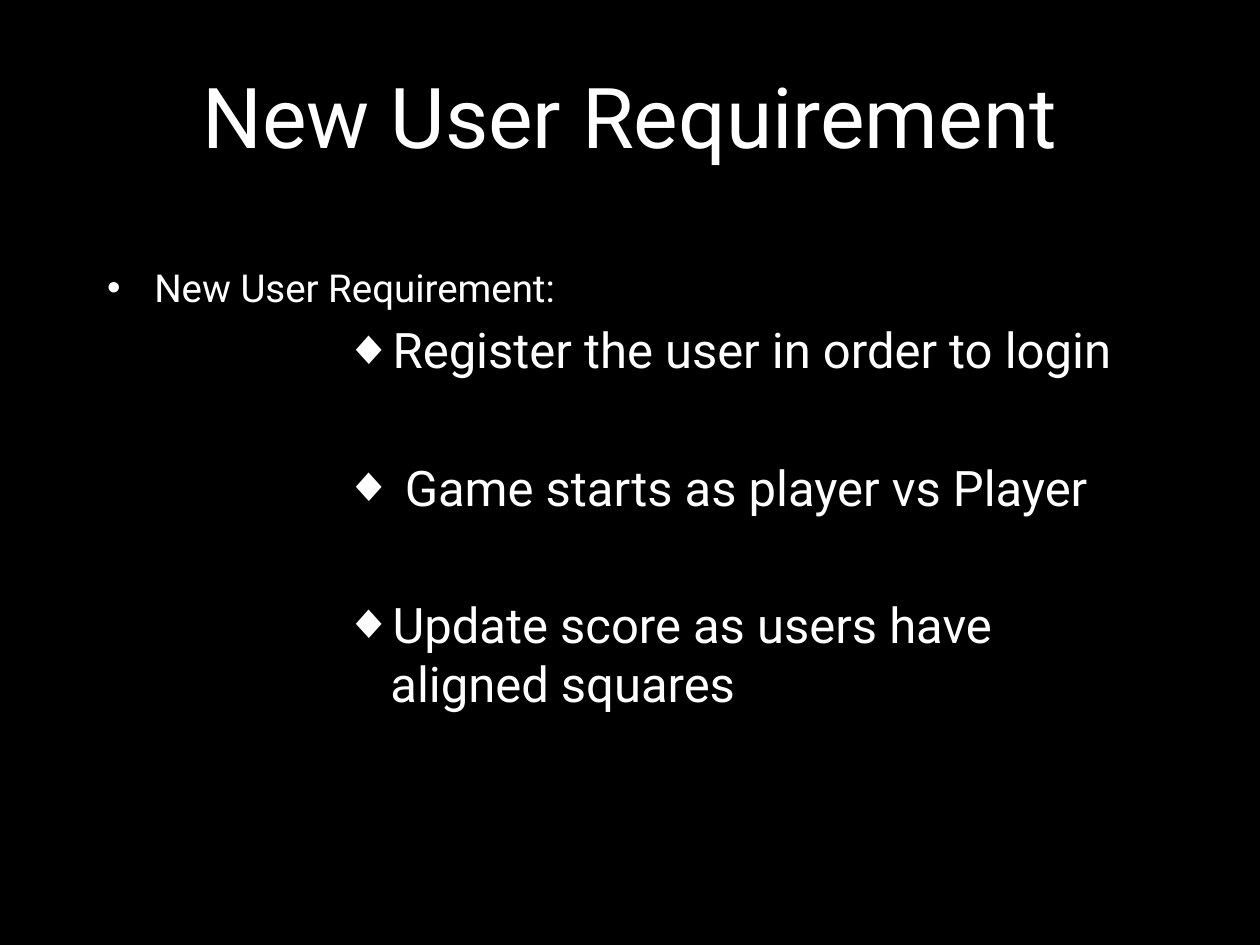
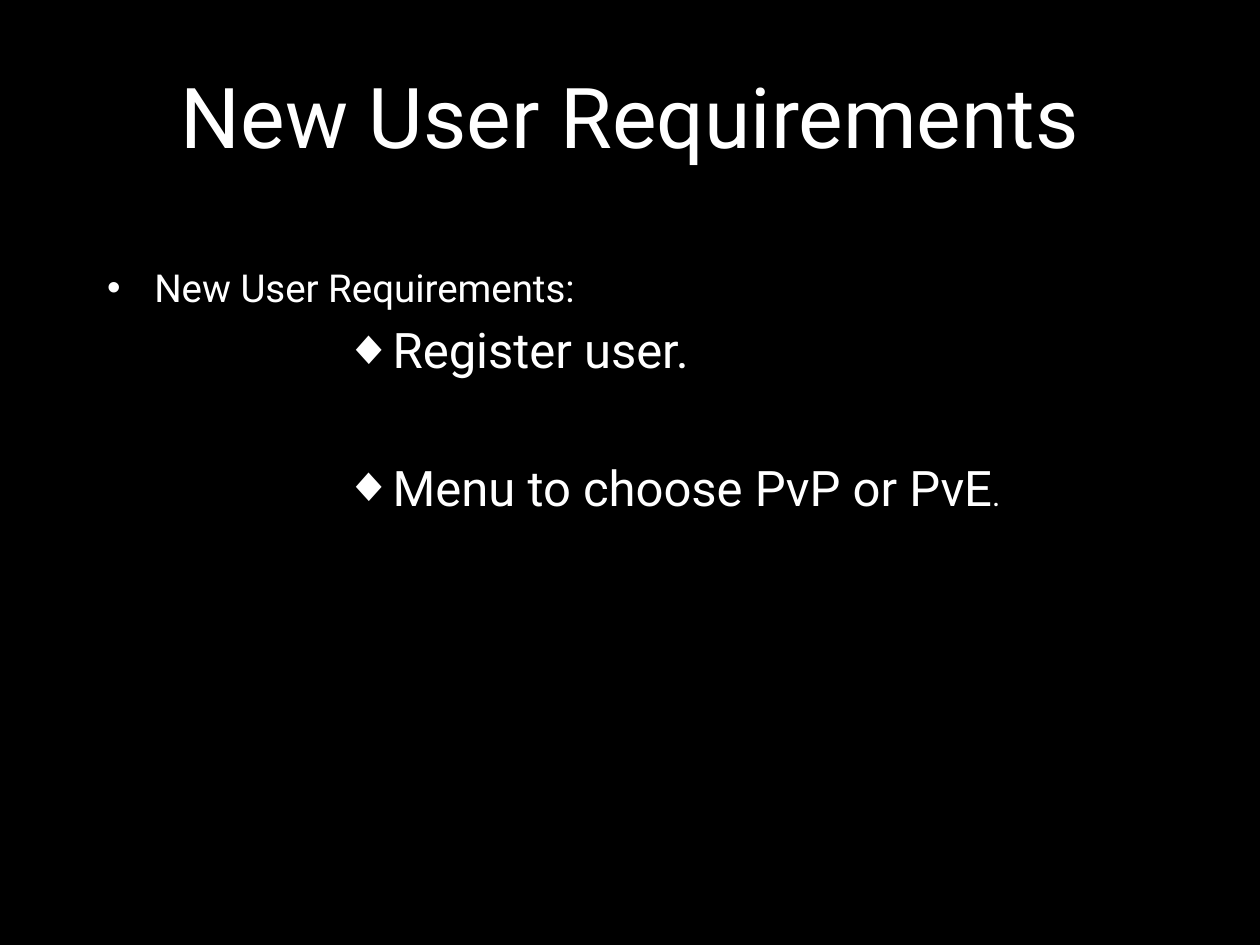
Before and after one commit to Amatarasu/A-Team, a slide deck: slide 5 of Power Point Presentation.pptx (slide 6 before the commit). Drawn at 1260x945 pixels with LibreOffice and Linux fonts; fonts in the diff are those of the drawing; background and template pictures are left out. Boxes give left, top, right and bottom in pixels: in the first picture for what was removed or moved away, otherwise in the second. Text is boxed around its words. In the diff, an @@ line names an element or a change of style, - is before the commit and + after.

```diff
--- a/Power Point Presentation.pptx
+++ b/Power Point Presentation.pptx
@@ title at <box>181,87,1078,165</box>: text changed @@
-New User Requirement
+New User Requirements
@@ text at <box>154,274,992,507</box>: text changed @@
-• New User Requirement:
-          ◆ Register the user in order to login
-          ◆ Game starts as player vs Player
-          ◆ Update score as users have aligned squares
+• New User Requirements:
+          ◆ Register user.
+          ◆ Menu to choose PvP or PvE.
```
Also in this commit, not shown: 5 other slides changed, 1 slide added, 4 other files.
